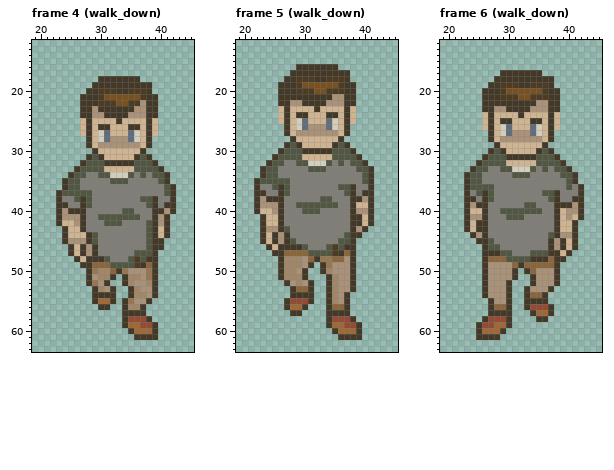
Two versions of one pixel-art file, Assets/Sprites/Ase/character.aseprite. Above, as it was before the edit.
64x64 pixels, 65 frames. Colours within 5 levels of each other are drawn and written as one. Shown: frame 4 (walk_down): x 19..45, y 12..63; frame 5 (walk_down): x 19..45, y 12..63; frame 6 (walk_down): x 19..45, y 12..63. The commit also changed other frames, which this record leaves out.
After:
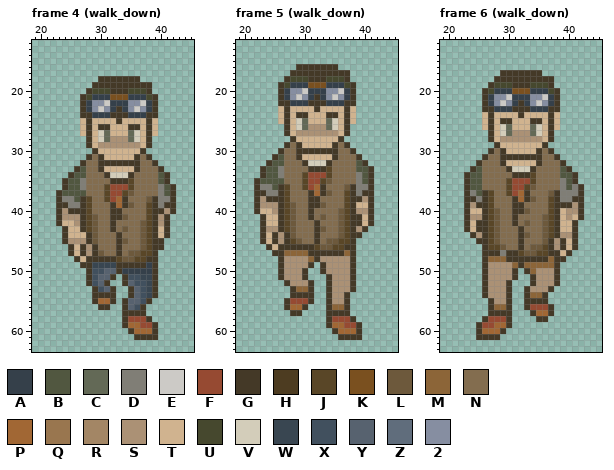
Palette (. is transparent): A #35404a  B #515740  C #636956  D #807e76  E #cccac6  F #964a32  G #443927  H #4d3c21  J #594627  K #7a501f  L #6d593c  M #8c6538  N #836d4f  P #a16734  Q #99764f  R #a38665  S #ab9175  T #d0b38f  U #46482e  V #d3cdba  W #394651  X #41505e  Y #57626f  Z #606d7c  2 #868ea1
Author's note on the commit: wip: update actor sprite optics
What changed:
layer "default/Accessoires" added
Changed rows in their new state; - is an unchanged pixel.
Frame 4 (walk_down):
first column x 28:
20 -UUUG--UUU--
21 UAAA---AAAU-
22 A22EAAA22EA-
23 A2E2A-A2E2A-
24 -AAA---AAA--
27 ---C---C----
28 ---C---C----
31 -N-------N--
32 NNG-----GNN-
33 NNG-----GNNN
34 NNNG---GNNNN
35 NNNNGGGJNNNN
36 NNNJFFFJNNNN
37 NNNJFFJLNNNN
38 JNNJFPGNNNL-
39 JNNNGPGLNNJ-
40 JNNNGGNNNNJ-
41 JLNNGGLNNNJ-
42 JLNNGNNNNLJ-
43 JLNNGNLNNLJ-
44 -LNNNGNNNLJ-
45 -LNNNGLNNLJ-
46 --NNNGNNNLJ-
47 --LNNGNLLJJ-
48 ---GGJLLJJ--
49 -WWWWGGGG-A-
50 -XXYY-AAAAA-
51 -XYY---XXWW-
52 -XY----YXXW-
53 --XY----YXW-
54 --------YXW-
55 -------YYX--
56 -------YX---
Frame 5 (walk_down), layers "default/Accessoires", "default/head", "default/body":
first column x 27:
18 -UUUG--UUU--
19 UAAA---AAAU-
20 A22EAAA22EA-
21 A2E2A-A2E2A-
22 -AAA---AAA--
25 ---C---C----
26 ---C---C----
29 -N-------N--
30 NNG-----GNN-
31 NNG-----GNNN
32 NNNG---GNNNN
33 NNNNGGGJNNNN
34 NNNJFFFJNNNN
35 NNNJFFJLNNNN
36 JNNJFPGNNNL-
37 JNNNGPGLNNJ-
38 JNNNGGNNNNJ-
39 JLNNGGLNNNJ-
40 JLNNGNNNNLJ-
41 JLNNGNLNNLJ-
42 JLNNNGNNNLJ-
43 JLNNNGLNNLJ-
44 -LNNNGNNNLJ-
45 -JLNNGNLLJJ-
46 ---GGJLLJJ--
47 ----GGGGG---
48 SSS---SSSS--
49 SSS----S----
50 SS-----S----
51 SSS-----S---
52 --S-----S---
53 --------S---
54 --------S---
55 --------S---
Frame 6 (walk_down), layers "default/Accessoires", "default/head", "default/body":
first column x 26:
19 --UUUG--UUU--
20 -UAAA---AAAU-
21 -A22EAAA22EA-
22 -A2E2A-A2E2A-
23 --AAA---AAA--
26 ----C---C----
27 ----C---C----
30 --N-------N--
31 -NNG-----GNN-
32 NNNG-----GNNN
33 NNNNG---GNNNN
34 NNNNNGGGJNNNN
35 NNNNJFFFJNNNN
36 NNNNJFFJLNNNN
37 -JNNJFPGNNNL-
38 -JNNNGPGLNNJ-
39 -JNNNGGNNNNJ-
40 -JLNNGGLNNNJ-
41 -JLNNGNNNNLJ-
42 -JLNNGNLNNLJ-
43 -JLNNNGNNNLJ-
44 -JLNNNGLNNLJ-
45 -JLNNNGNNNL--
46 -JJLNNGNLLJ--
47 ---DGGJLLJJ--
48 ----GGGG-----
Where, in picture pixels (left, top, right, bottom), the same in both pictures:
changed: (86, 88, 158, 310)
changed: (284, 76, 356, 304)
changed: (482, 82, 560, 262)
